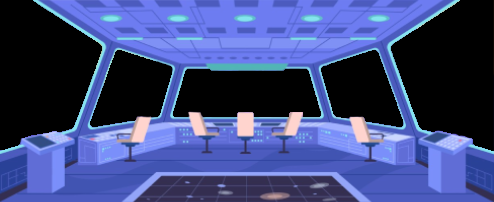
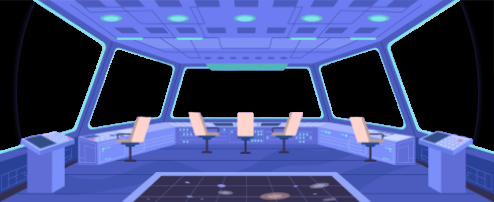
Layers edited between the first and the second 494px x 202px image:
hid "Ellipse 1 copy 9", painted on it over [0, 0, 494, 146]
showed "Ellipse 1 copy 8", painted on it over [17, 0, 478, 146]
